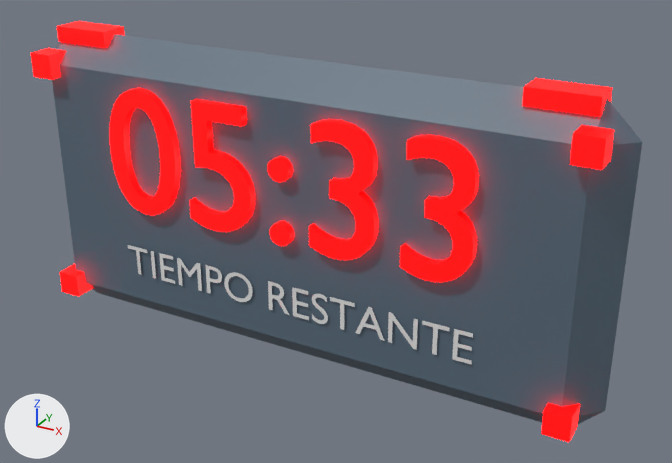
One commit to the Blender file Assets/Modelos_Importados/tools/wall-clock.blend: the scene before it, then after it.
Before and after are seen from a 50 mm lens placed at (1.4, -2.32, 1.13), pointed at (0.11, 0.02, -0.04). The lights are fixed; the arrows at lower left show +X, +Y and +Z. The first picture is the older version. Text is drawn in Blender's own font.

Objects in the first picture: 'ClockFrame', 'Cube', 'Cube.001', 'FrameBolt.001', 'FrameBolt.002', 'FrameBolt.003', 'Text', 'Text.001' and 1 more.
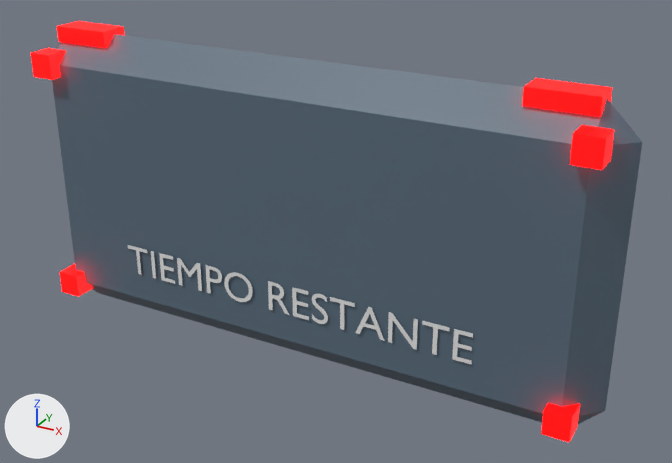
Diff of the bpy script that builds the scene:
```diff
--- a/Assets/Modelos_Importados/tools/wall-clock.blend.py
+++ b/Assets/Modelos_Importados/tools/wall-clock.blend.py
@@ ob_text @@
-ob_text = bpy.data.objects.new('Text', txt_text)
-ob_text.location = (0.0, -0.107, -0.049)
-ob_text.rotation_euler = (1.571, 0.0, 0.0)  # degrees (90, 0, 0)
```

Boxes [x1, y1, x2, y2] around the edits, measured in the pictures (672 x 463 px):
'Text', deleted (red): before [110, 88, 479, 282]
